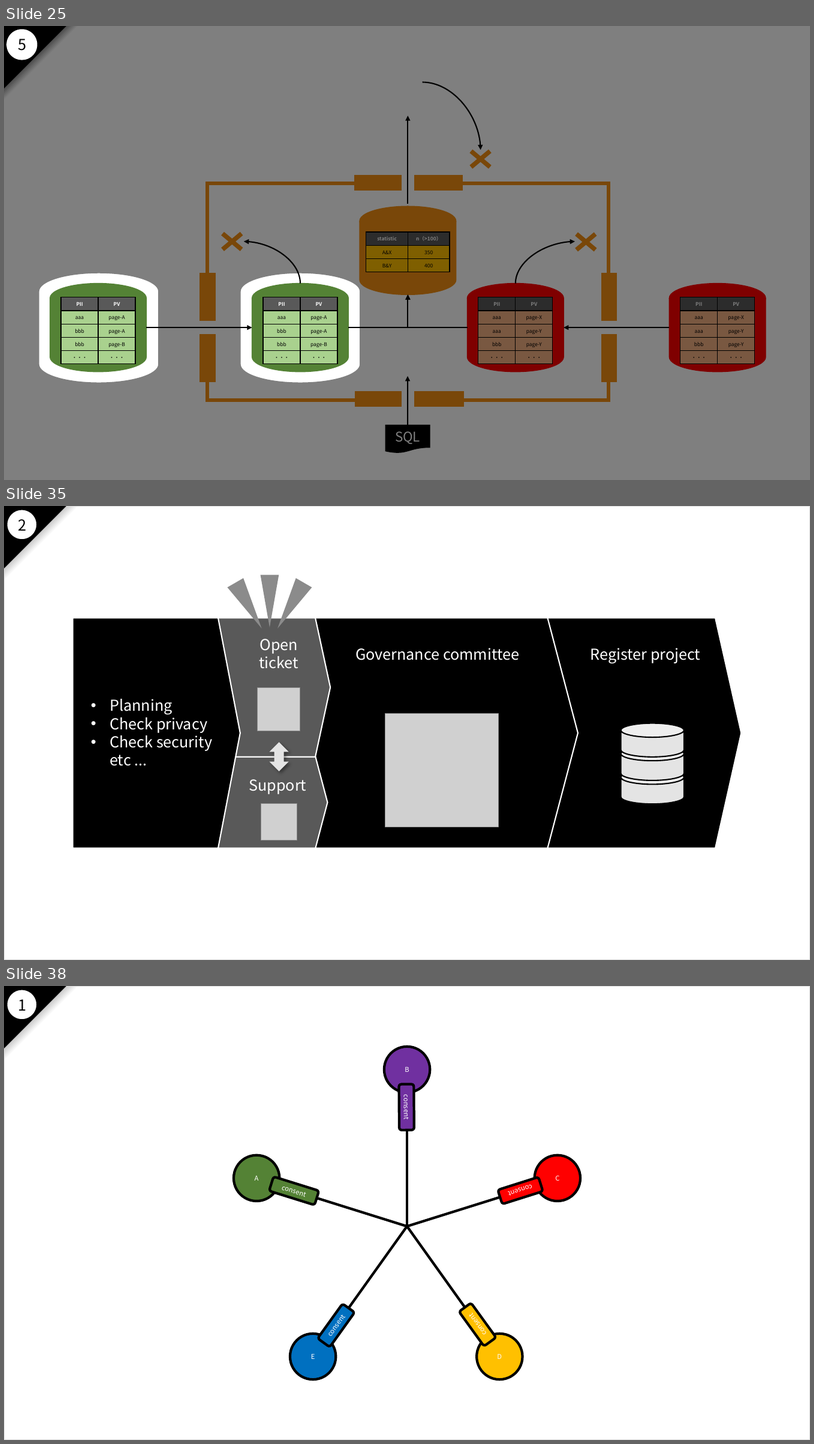
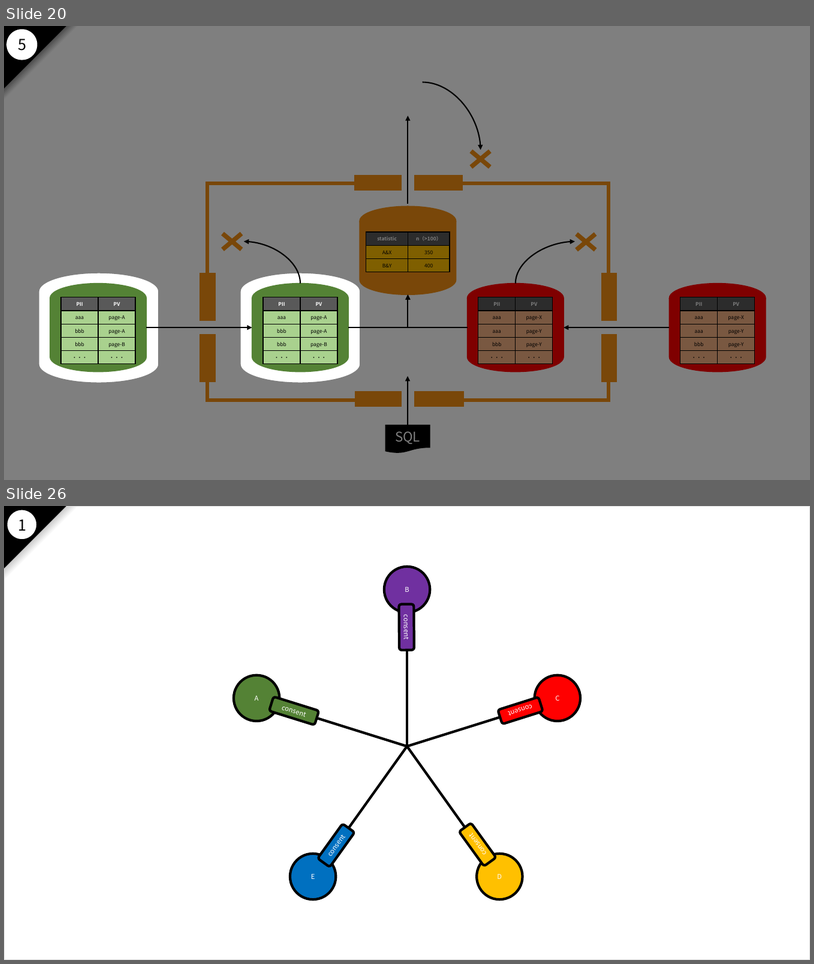
Before and after one commit to nakayama-kazuki/2021, a slide deck: pptx/power-punch-v2.pptx. Shown one above the other, each under a label of ours: slides 25, 35 and 38 before the commit, slides 20 and 26 after it; the slides between them are not shown. The pictures are 814x1444 and 814x964 pixels, drawn with LibreOffice and Linux fonts; fonts in the diff are those of the drawing; grey boxes stand for pictures; background and template pictures are left out. Boxes give left, top, right and bottom in pixels: in the first picture for what was removed or moved away, otherwise in the second. Text is boxed around its words. In the diff, an @@ line names an element or a change of style, - is before the commit and + after.

```diff
--- a/pptx/power-punch-v2.pptx
+++ b/pptx/power-punch-v2.pptx
@@ slide 35 removed at (x1=4, y1=506, x2=810, y2=960), background #FFFFFF; not listed: 4 template elements that a slide beside it also shows @@
@@ text removed at (x1=18, y1=519, x2=26, y2=531) @@
-2
@@ triangle removed at (x1=260, y1=575, x2=279, y2=628) @@
@@ triangle removed at (x1=227, y1=578, x2=269, y2=633) @@
@@ triangle removed at (x1=270, y1=578, x2=312, y2=633) @@
@@ pentagon arrow removed at (x1=73, y1=618, x2=240, y2=848) @@
@@ pentagon arrow removed at (x1=217, y1=618, x2=330, y2=756) @@
@@ pentagon arrow removed at (x1=311, y1=618, x2=578, y2=848) @@
@@ pentagon arrow removed at (x1=545, y1=618, x2=741, y2=848) @@
@@ text removed at (x1=259, y1=639, x2=299, y2=669) @@
-Open
-ticket
@@ text removed at (x1=356, y1=648, x2=519, y2=660) @@
-Governance committee
@@ text removed at (x1=591, y1=648, x2=701, y2=664) @@
-Register project
@@ text removed at (x1=110, y1=699, x2=212, y2=766) @@
-• Planning
-• Check privacy
-• Check security
-  etc ...
@@ picture removed at (x1=257, y1=687, x2=300, y2=730) @@
@@ picture removed at (x1=385, y1=714, x2=499, y2=827) @@
@@ cylinder removed at (x1=621, y1=723, x2=684, y2=757) @@
@@ pentagon arrow removed at (x1=215, y1=756, x2=328, y2=848) @@
@@ up down arrow removed at (x1=270, y1=742, x2=289, y2=771) @@
@@ cylinder removed at (x1=621, y1=747, x2=684, y2=781) @@
@@ cylinder removed at (x1=621, y1=771, x2=684, y2=804) @@
@@ text removed at (x1=249, y1=779, x2=306, y2=794) @@
-Support
@@ picture removed at (x1=261, y1=804, x2=297, y2=840) @@
@@ what was slide 25 is now slide 20 @@
@@ what was slide 38 is now slide 26 @@
```
Also in this commit, not shown: 27 slides changed, 6 slides added, 15 other slides removed.
